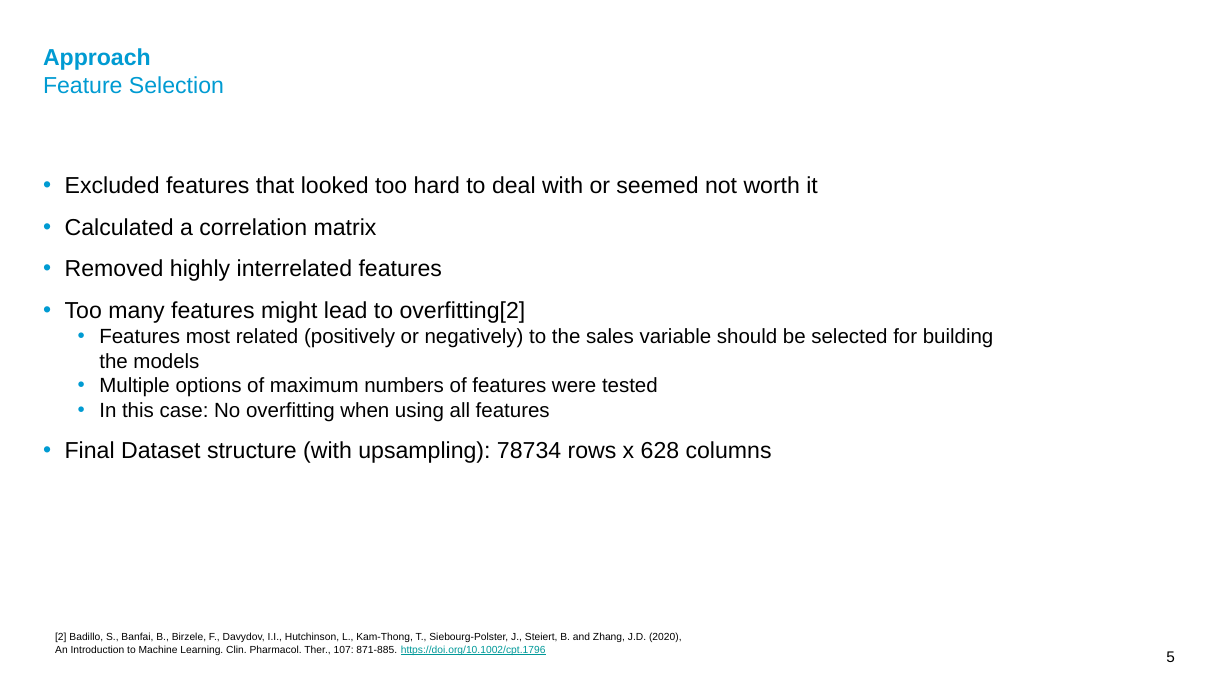
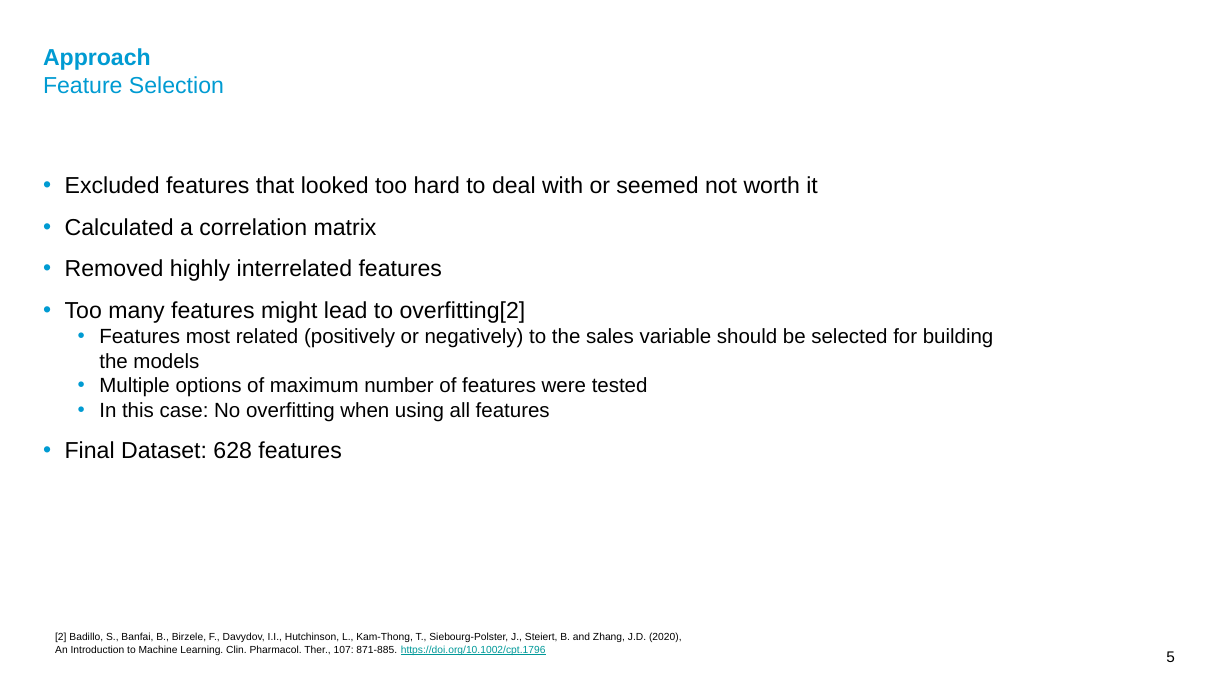
Before and after one commit to ronnyporsch/QuantitativeDataAnalysis, a slide deck: slide 5 of doc/presentation.pptx. Drawn at 1232x693 pixels with LibreOffice and Linux fonts; fonts in the diff are those of the drawing; background and template pictures are left out. Boxes give left, top, right and bottom in pixels: in the first picture for what was removed or moved away, otherwise in the second. Text is boxed around its words. In the diff, an @@ line names an element or a change of style, - is before the commit and + after.

```diff
--- a/doc/presentation.pptx
+++ b/doc/presentation.pptx
@@ subtitle at bbox=[99, 377, 648, 397]: text changed @@
-  • Multiple options of maximum numbers of features were tested
+  • Multiple options of maximum number of features were tested
@@ subtitle at bbox=[65, 441, 341, 459]: text changed @@
-• Final Dataset structure (with upsampling): 78734 rows x 628 columns
+• Final Dataset: 628 features
```
Also in this commit, not shown: 4 other slides changed.
